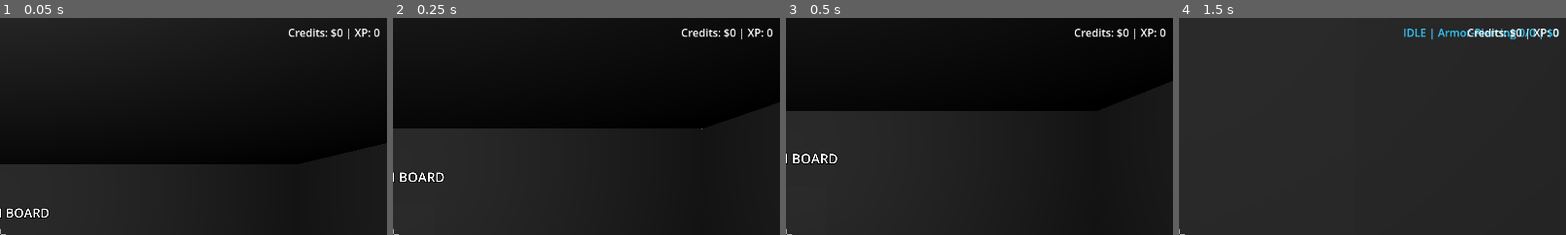
Above: before the commit, frames 1-4 (left to right).
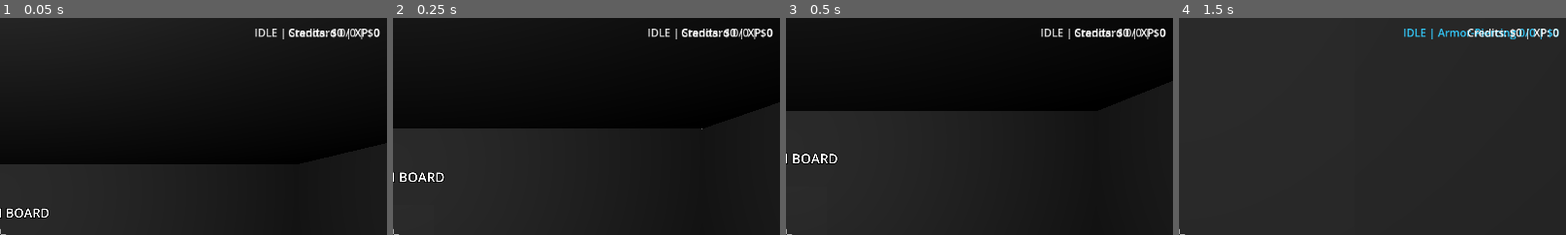
Above: after the commit, the same moments.

Repository: artemiiShabanov/UntitledSniperGame
Game: Godot game, scene res://scenes/hub/hub.tscn
Two runs of this game, one before a commit and one after it. Both use one fixed random seed, a clock stepped at 60 frames per second and the inputs below.
Inputs (mouse positions are % of the whole screen's width and height, from its top left):
- Up to frame 1 (0.05 s): no input
- Up to frame 2 (0.25 s): no input
- Up to frame 3 (0.5 s): no input
- Up to frame 4 (1.5 s): tap Enter at 0.5 s; move the mouse to (55, 50) at 0.52 s; hold W (move_forward) from 0.53 s (still down); tap 1 (ammo_1) at 0.6 s; tap Space (jump) at 0.77 s; move the mouse to (45, 50) at 1.27 s; tap 2 (ammo_2) at 1.35 s
The pictures show only the part of the screen within x 50-100%, y 0-50%; the shares and areas given below are measured in that part.

The runs differ from the first frame. In frame 1, 0.6% of the frame differs, in the area x 65-98%, y 4-10%; in frame 2, 0.6%; in frame 3, 0.6%; in frame 4, nothing differs.

Commit message:
Fix: force initial HUD update after signal connections
Weapon._ready() fires before Player._ready() (children first), so the
state_changed emit was missed. Now explicitly update HUD after connecting.

Co-Authored-By: Claude Opus 4.6 <noreply@anthropic.com>

Diff:
--- a/scripts/player/player.gd
+++ b/scripts/player/player.gd
@@ -54,6 +54,9 @@
 	weapon.shot_fired.connect(_on_shot_fired)
 	weapon.ammo_type_changed.connect(_on_ammo_type_changed)
 	RunManager.run_completed.connect(_on_run_completed)
+	# Force initial HUD update (weapon._ready() fires before player connects)
+	hud.update_scope_visuals(weapon.is_scoped)
+	hud.update_weapon_display(weapon)
 
 
 func _input(event: InputEvent) -> void:
